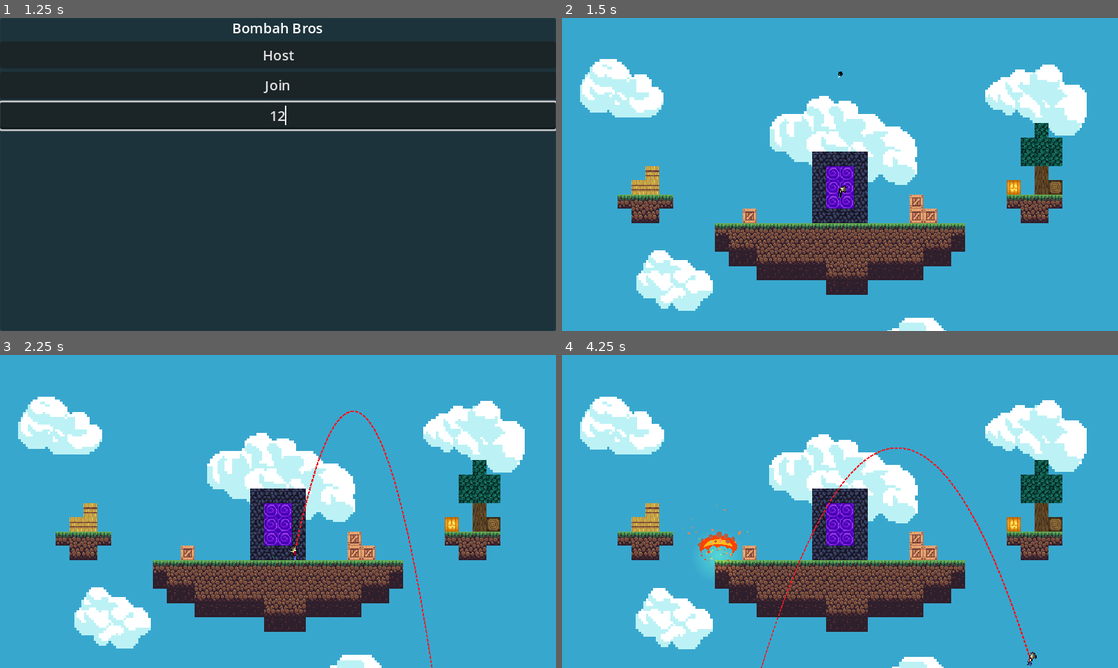
Above: before the commit, frames 1-4 (two rows, left to right).
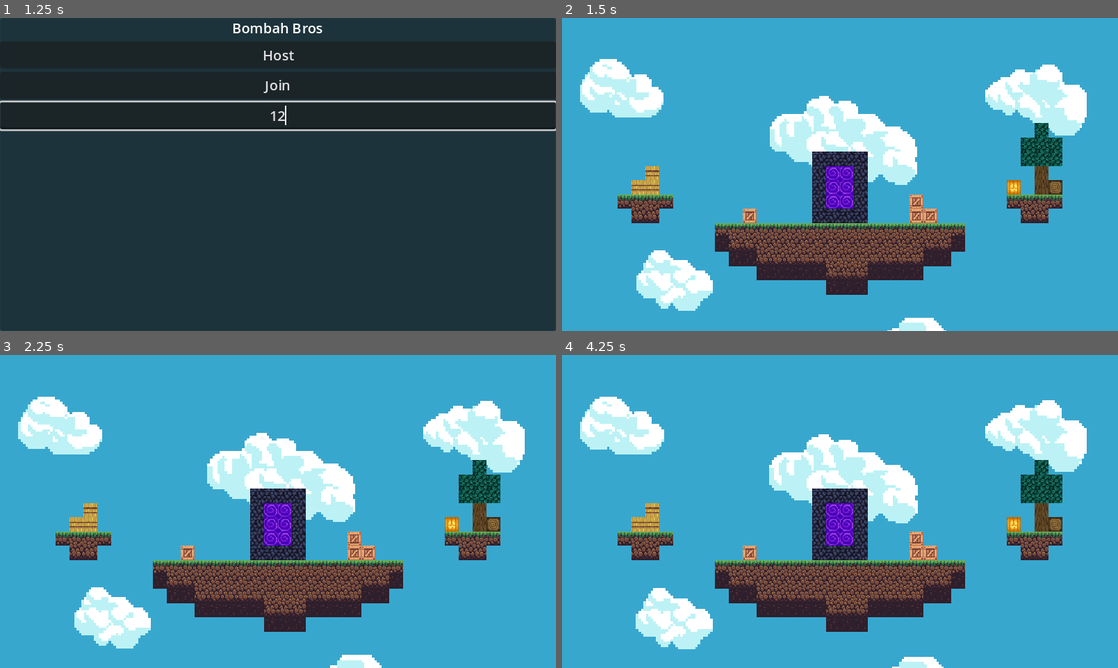
Above: after the commit, the same moments.

Repository: jaydensipe/Bombah-Bros
Game: Godot game, scene res://Global/Game.tscn
Same seed, same stepped clock (60 frames per second), same inputs: the game is played once before the commit and once after it.
Inputs (mouse positions are in pixels of both pictures, inside the frame that each line leads up to):
- Up to frame 1 (1.25 s): click (278, 115) at 0.52 s; type "12" at 0.6 s
- Up to frame 2 (1.5 s): click "Host" at 1.25 s
- Up to frame 3 (2.25 s): move the mouse to (400, 495) at 2.02 s; press the mouse at (400, 495) at 2.03 s; hold D (Right) from 2.03 s (still down)
- Up to frame 4 (4.25 s): tap Space (Jump) at 2.27, 3.02 s; move the mouse to (728, 527) at 2.77 s; release D (Right) at 2.78 s; release the mouse at (728, 527) at 2.78 s; hold Down (ui_down) 2.78-3.53 s; click (728, 527) at 2.85 s; tap Enter at 3.5 s; move the mouse to (895, 442) at 3.52 s; press the mouse at (895, 442) at 3.53 s; hold D (Right) from 3.53 s (still down)

Frame 1 is identical in both runs. In frame 2, less than 0.1% of the frame differs, in the area x 49-52%, y 17-58%; in frame 3, 0.3%; in frame 4, 0.9%, in the area x 21-86%, y 29-100%.
Error after the commit: Parse Error: Could not resolve class "NakamaAsyncResult". (res://Addons/com.heroiclabs.nakama/api/NakamaSession.gd:2)

Commit message:
THE STUN ERA

Diff:
--- a/Assets/GUI/MainMenu/MainMenu.gd
+++ b/Assets/GUI/MainMenu/MainMenu.gd
@@ -4,6 +4,9 @@
 signal host_pressed
 signal join_pressed
 
+# Instances
+@onready var address_entry: LineEdit = $PanelContainer/MarginContainer/VBoxContainer/AddressEntry
+
 func _on_host_button_pressed():
 	emit_signal("host_pressed")
 
--- a/Entities/Player/Player.gd
+++ b/Entities/Player/Player.gd
@@ -27,7 +27,6 @@
 
 # Signals
 signal taken_damage(damage_dealt)
-
 
 func _enter_tree() -> void:
 	set_multiplayer_authority(str(name).to_int())
--- a/Entities/VFX/Explosion/Explosion.gd
+++ b/Entities/VFX/Explosion/Explosion.gd
@@ -1,6 +1,6 @@
 extends Node2D
 class_name Explosion
 
-func _on_animation_player_animation_finished(anim_name) -> void:
+func _on_animation_player_animation_finished(anim_name: String) -> void:
 	if (anim_name == "Explosion"):
 		get_parent().queue_free()
--- a/Global/Game.gd
+++ b/Global/Game.gd
@@ -6,17 +6,15 @@
 @onready var players: Node2D = $Players
 @onready var current_map: Node2D = $"Current Map"
 @onready var instancer: Node2D = $Instancer
+var multiplayer_bridge: NakamaMultiplayerBridge
 var main_menu = load("res://Assets/GUI/MainMenu/MainMenu.tscn").instantiate()
 var player = preload("res://Entities/Player/Player.tscn")
 var map = preload("res://Stages/MapGrass/MapGrass.tscn")
 
-# Server Settings
-const PORT = 9999
-var enet_peer = ENetMultiplayerPeer.new()
-
 # Called when the node enters the scene tree for the first time.
 func _ready():
 	load_main_menu()
+	multiplayer_bridge = await NakamaIntegration.initialize_nakama()
 
 func load_main_menu() -> void:
 	main_menu.host_pressed.connect(_host_server)
@@ -26,27 +24,27 @@
 
 func _host_server() -> void:
 	remove_ui_element(main_menu)
-
 	add_map()
 
-	enet_peer.create_server(PORT)
-	multiplayer.multiplayer_peer = enet_peer
+	await multiplayer_bridge.create_match()
+	multiplayer.multiplayer_peer = multiplayer_bridge.multiplayer_peer
 	multiplayer.peer_connected.connect(add_player)
 
 	add_player(multiplayer.get_unique_id())
 
 func _join_server() -> void:
 	remove_ui_element(main_menu)
-
 	add_map()
 
-	enet_peer.create_client("localhost", PORT)
-	multiplayer.multiplayer_peer = enet_peer
+	var string = main_menu.address_entry.text
+	await multiplayer_bridge.join_match(string)
+
+	multiplayer.multiplayer_peer = multiplayer_bridge.multiplayer_peer
 
 func add_map() -> void:
 	current_map.add_child(map.instantiate())
 
-func add_player(peer_id) -> void:
+func add_player(peer_id: int) -> void:
 	var ply = player.instantiate()
 	ply.name = str(peer_id)
 
--- /dev/null
+++ b/Global/Integrations/NakamaIntegration.gd
@@ -0,0 +1,28 @@
+extends Node
+
+# Nakama configuration
+var client: NakamaClient
+var socket: NakamaSocket
+var session: NakamaSession
+
+func _ready() -> void:
+	client = Nakama.create_client("01132476322718204193", "nakamabbrosdev.games", 7350, "https")
+
+func initialize_nakama():
+	var id = OS.get_unique_id()
+
+	session = await client.authenticate_device_async(id)
+	if session.is_exception():
+		printerr("An error occurred: %s" % session)
+		return
+	print("Successfully authenticated: %s" % session)
+
+	socket = Nakama.create_socket_from(client)
+
+	var connected: NakamaAsyncResult = await socket.connect_async(session)
+	if connected.is_exception():
+		printerr("An error occurred: %s" % connected)
+		return
+	print("Socket connected.")
+
+	return NakamaMultiplayerBridge.new(socket)
--- a/project.godot
+++ b/project.godot
@@ -21,6 +21,12 @@
 [autoload]
 
 GlobalSignals="*res://Global/GlobalSignals.gd"
+NakamaIntegration="*res://Global/Integrations/NakamaIntegration.gd"
+Nakama="*res://Addons/com.heroiclabs.nakama/Nakama.gd"
+
+[debug]
+
+file_logging/enable_file_logging=true
 
 [display]
 
Not shown, added: Addons/com.heroiclabs.nakama/Nakama.gd
Not shown, added: Addons/com.heroiclabs.nakama/api/NakamaAPI.gd
Not shown, added: Addons/com.heroiclabs.nakama/api/NakamaRTAPI.gd
Not shown, added: Addons/com.heroiclabs.nakama/api/NakamaRTMessage.gd
Not shown, added: Addons/com.heroiclabs.nakama/api/NakamaSession.gd
Not shown, added: Addons/com.heroiclabs.nakama/api/NakamaStorageObjectId.gd
Not shown, added: Addons/com.heroiclabs.nakama/api/NakamaWriteStorageObject.gd
Not shown, added: Addons/com.heroiclabs.nakama/client/NakamaClient.gd
Not shown, added: Addons/com.heroiclabs.nakama/client/NakamaHTTPAdapter.gd
Not shown, added: Addons/com.heroiclabs.nakama/socket/NakamaSocket.gd
Not shown, added: Addons/com.heroiclabs.nakama/socket/NakamaSocketAdapter.gd
Not shown, added: Addons/com.heroiclabs.nakama/utils/NakamaAsyncResult.gd
(and 8 more such lines)
